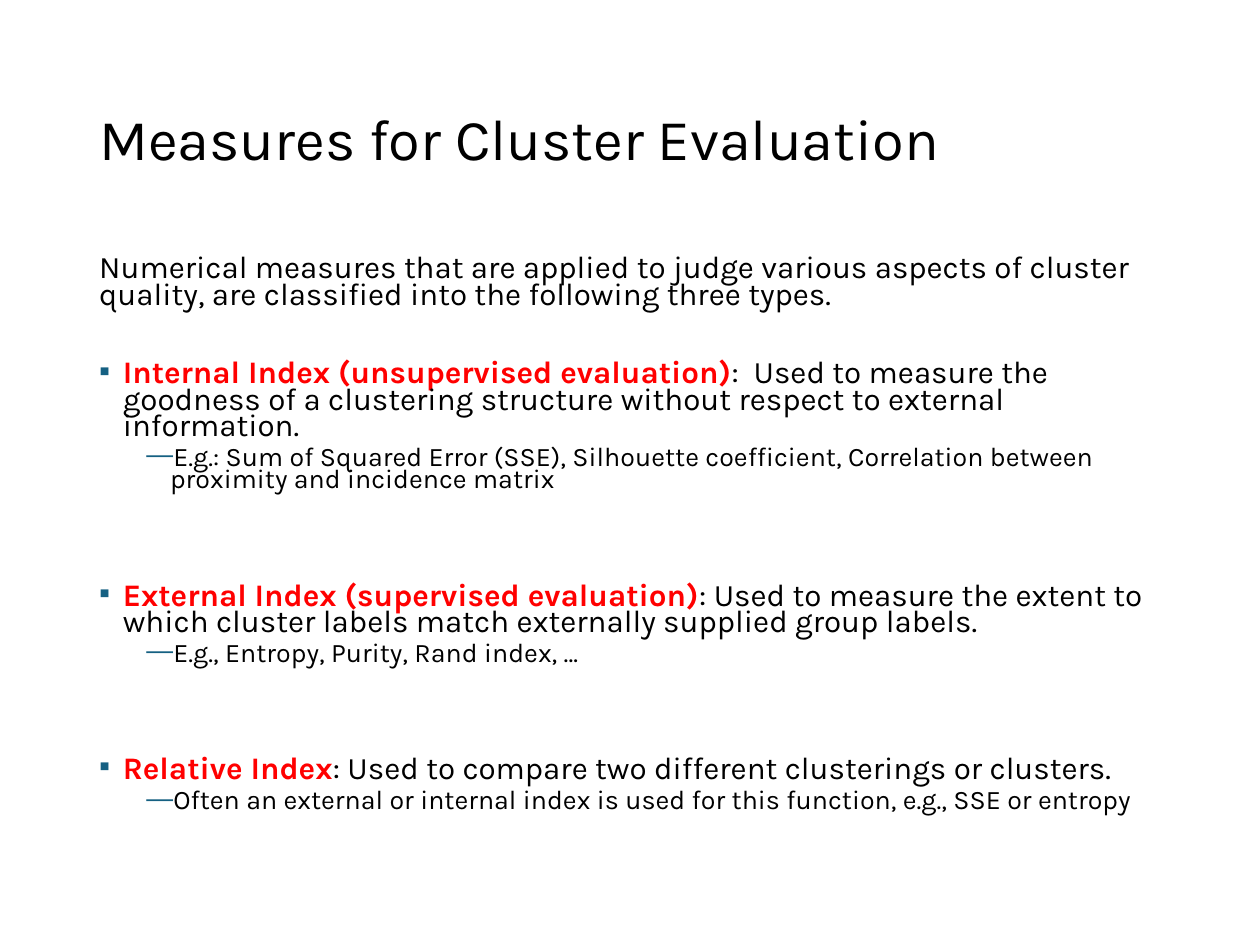
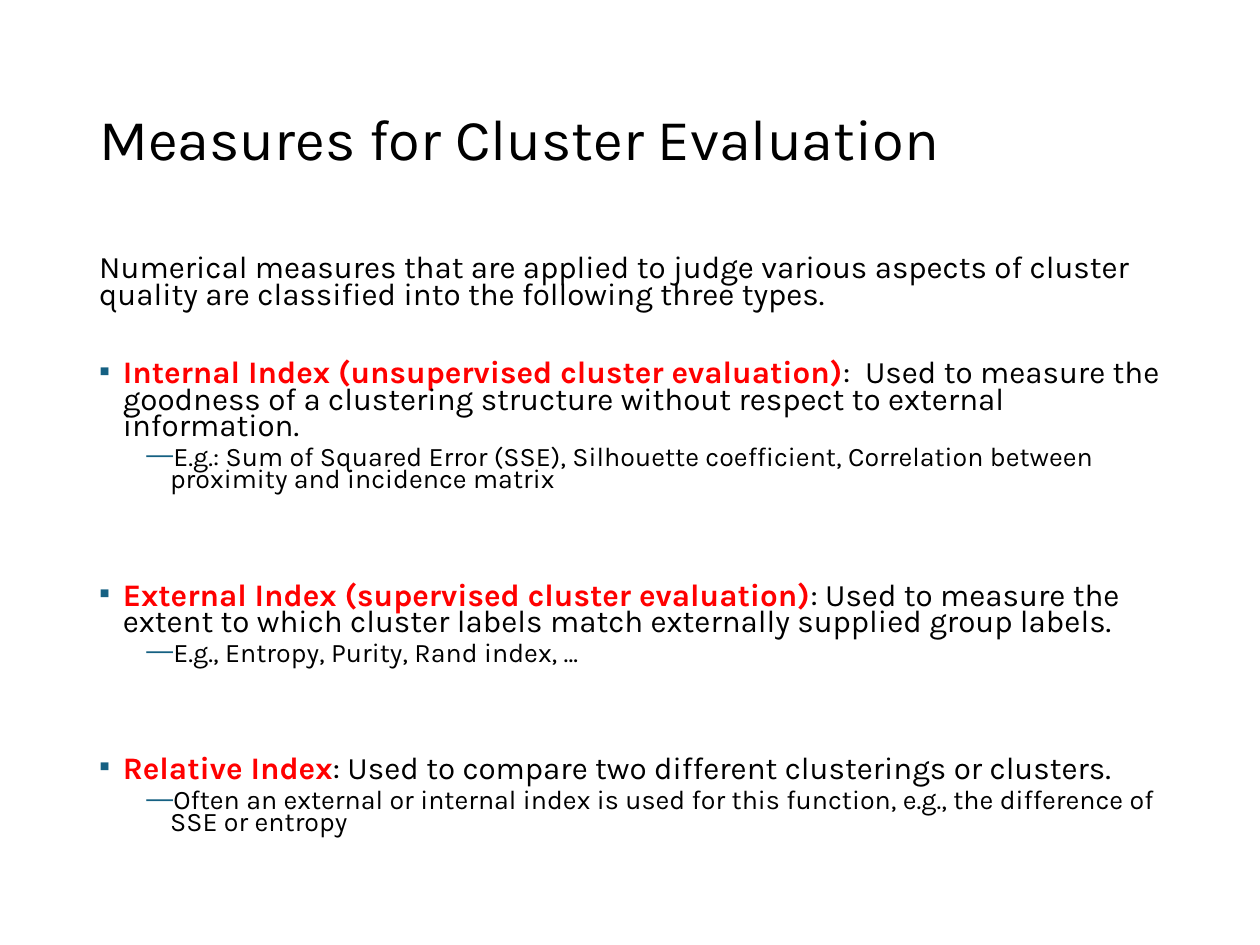
Before and after one commit to mhahsler/Introduction_to_Data_Mining_R_Examples, a slide deck: slide 73 of slides/chap7_basic_cluster_analysis.pptx. Drawn at 1260x945 pixels with LibreOffice and Linux fonts; fonts in the diff are those of the drawing. Boxes give left, top, right and bottom in pixels: in the first picture for what was removed or moved away, otherwise in the second. Text is boxed around its words. In the diff, an @@ line names an element or a change of style, - is before the commit and + after.

```diff
--- a/slides/chap7_basic_cluster_analysis.pptx
+++ b/slides/chap7_basic_cluster_analysis.pptx
@@ text at [99,256,1160,437]: text changed @@
-Numerical measures that are applied to judge various aspects of cluster quality, are classified into the following three types.
-▪ Internal Index (unsupervised evaluation): Used to measure the goodness of a clustering structure without respect to external information.
+Numerical measures that are applied to judge various aspects of cluster quality are classified into the following three types.
+▪ Internal Index (unsupervised cluster evaluation): Used to measure the goodness of a clustering structure without respect to external information.
@@ text at [123,582,1120,640]: text changed @@
-▪ External Index (supervised evaluation): Used to measure the extent to which cluster labels match externally supplied group labels.
+▪ External Index (supervised cluster evaluation): Used to measure the extent to which cluster labels match externally supplied group labels.
@@ text at [170,785,1154,838]: text changed @@
-  — Often an external or internal index is used for this function, e.g., SSE or entropy
+  — Often an external or internal index is used for this function, e.g., the difference of SSE or entropy
```
Also in this commit, not shown: 5 other slides changed, 1 other file.
